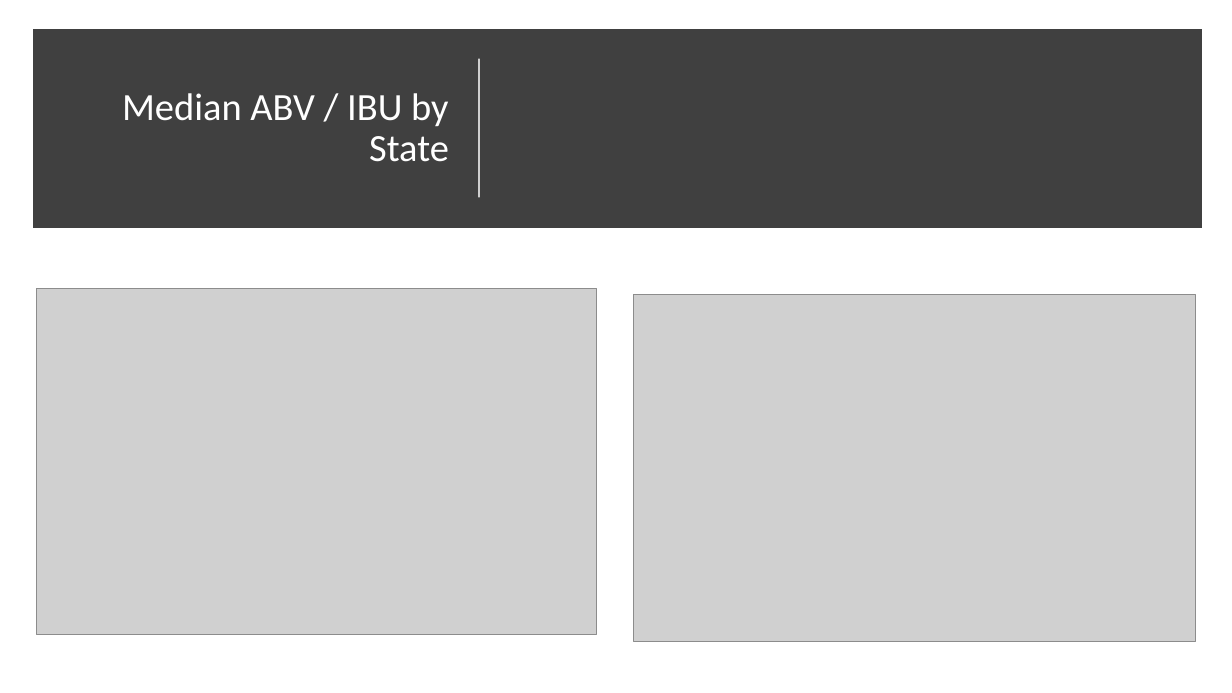
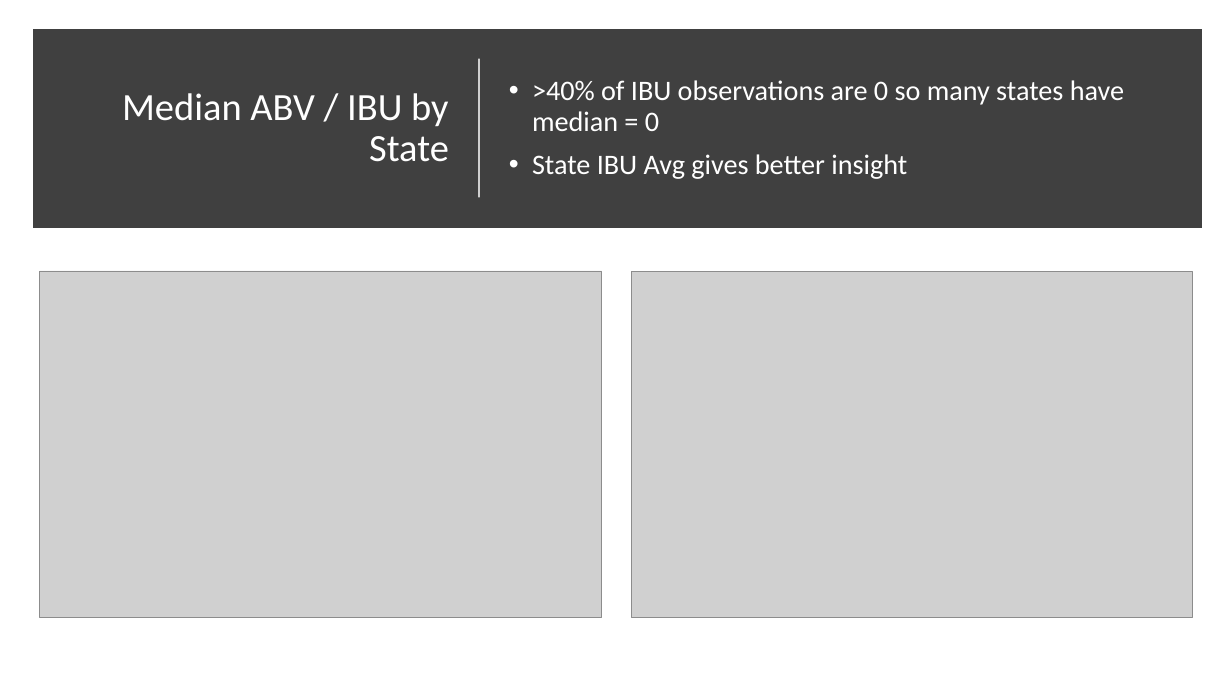
Before and after one commit to ericlaigaie/Case-Study-01, a slide deck: slide 5 of EDA_Presentation.pptx. Drawn at 1232x693 pixels with LibreOffice and Linux fonts; fonts in the diff are those of the drawing; grey boxes stand for pictures. Boxes give left, top, right and bottom in pixels: in the first picture for what was removed or moved away, otherwise in the second. Text is boxed around its words. In the diff, an @@ line names an element or a change of style, - is before the commit and + after.

```diff
--- a/EDA_Presentation.pptx
+++ b/EDA_Presentation.pptx
@@ text added at (532, 80, 1124, 179), 22 pt, text #FFFFFF @@
+• >40% of IBU observations are 0 so many states have median = 0
+• State IBU Avg gives better insight
@@ picture: place and size @@
-picture at (634, 295, 1196, 641)
+picture at (40, 271, 602, 617)
@@ picture: place and size @@
-picture at (36, 288, 597, 635)
+picture at (632, 272, 1193, 618)
```
Also in this commit, not shown: 2 other slides changed, 2 slides added, 1 slide removed.
